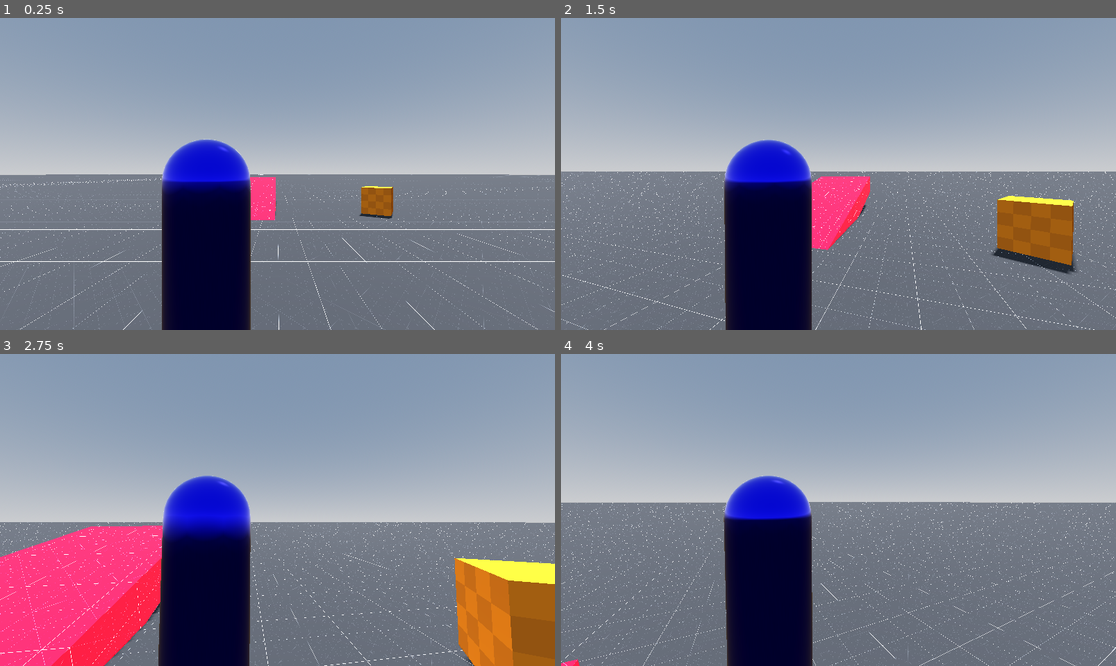
Above: before the commit, frames 1-4 (two rows, left to right).
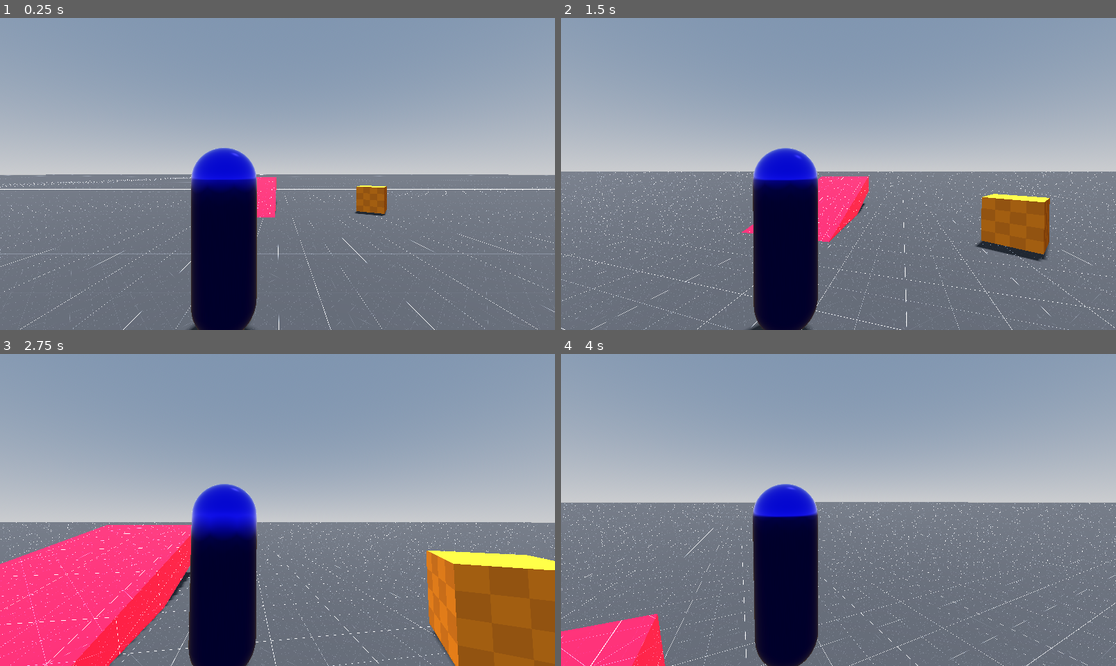
Above: after the commit, the same moments.

Repository: Mario-Florio/godot-third-person-controller
Game: Godot game, scene res://scenes/Test.tscn
Two runs of this game, one before a commit and one after it. Both use one fixed random seed, a clock stepped at 60 frames per second and the inputs below. The project has no main scene, so this scene is started directly.
Inputs (mouse positions are in pixels of both pictures, inside the frame that each line leads up to):
- Up to frame 1 (0.25 s): no input
- Up to frame 2 (1.5 s): move the mouse to (866, 174) at 0.52 s; hold W (forward) from 0.53 s (still down); right-click (866, 174) at 0.6 s; tap Space (jump) at 0.77 s; move the mouse to (810, 174) at 1.27 s; tap Tab (swap_shoulder) at 1.35 s
- Up to frame 3 (2.75 s): keep holding W (forward); tap Space (jump) at 1.52 s; move the mouse to (288, 503) at 2.02 s; right-click (288, 503) at 2.1 s
- Up to frame 4 (4 s): keep holding W (forward); move the mouse to (832, 516) at 2.77 s; tap Tab (swap_shoulder) at 2.85 s; tap Space (jump) at 3.02, 3.77 s; move the mouse to (877, 513) at 3.52 s; right-click (877, 513) at 3.6 s

The runs differ from the first frame. In frame 1, 6.5% of the frame differs, in the area x 0-100%, y 38-100%; in frame 2, 9.3%; in frame 3, 13%; in frame 4, 9.7%.

Commit message:
Fix issue that caused follow camera to collide with character body
The spring arm in the follow camera mount scene was aligned with the mount on the lateral axis. Since the mount anchors directly to the character body on follow, in select cases (e.g., moving toward future anchor point), the spring arm would collide with the character causing clipping. Moving the spring arm back slightly from the mount addressed this issue; configs were changed to reflect this change.

Diff:
--- a/src/scenes/FollowCameraMount.tscn
+++ b/src/scenes/FollowCameraMount.tscn
@@ -13,6 +13,7 @@
 metadata/_edit_group_ = true
 
 [node name="SpringArm3D" type="SpringArm3D" parent="." unique_id=336704811]
+transform = Transform3D(1, 0, 0, 0, 1, 0, 0, 0, 1, 0, 0, 0.45722055)
 
 [node name="Camera3D" type="Camera3D" parent="SpringArm3D" unique_id=1488255779]
 
--- a/src/scripts/Config/CameraConfig.gd
+++ b/src/scripts/Config/CameraConfig.gd
@@ -6,10 +6,10 @@
 
 @export_group("Follow Camera")
 ## Default view distance from character.
-@export_range(0.8, 5.0) var DEFAULT_SPRING_ARM_LENGTH := 1.50
+@export_range(0.0, 5.0) var DEFAULT_SPRING_ARM_LENGTH := 1.50
 
 ## Focused view distance from character.
-@export_range(0.8, 5.0) var FOCUSED_SPRING_ARM_LENGTH := 0.80
+@export_range(0.0, 5.0) var FOCUSED_SPRING_ARM_LENGTH := 0.80
 
 ## Horizontal camera offset from character.
 @export_range(-2.0, 2.0) var DEFAULT_SPRING_ARM_POSITION_X := 0.00
